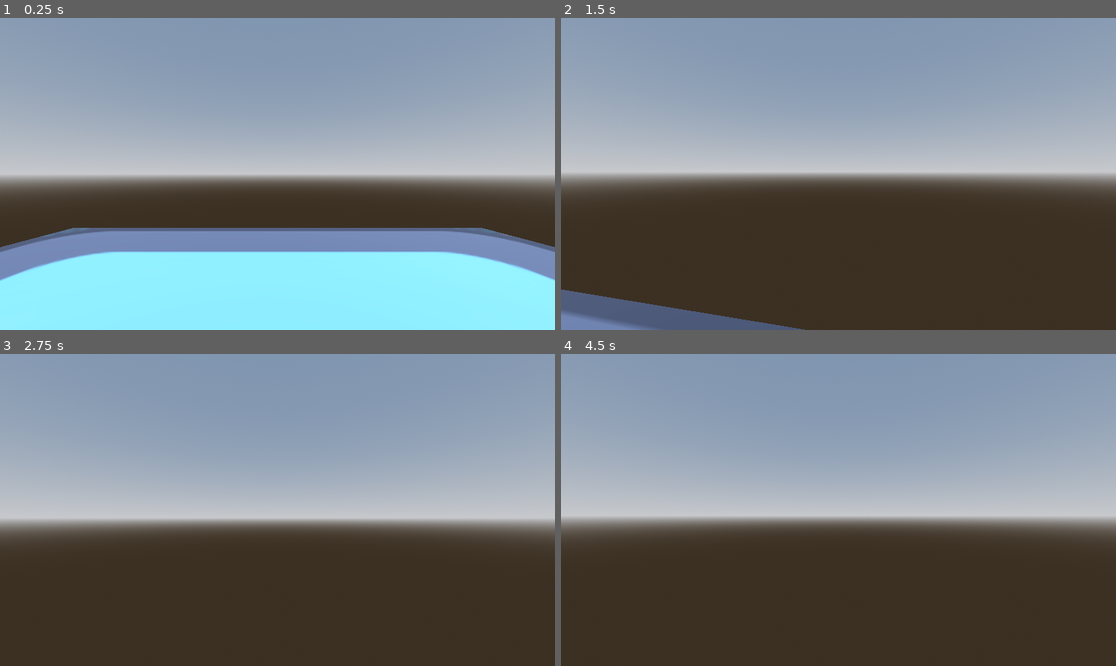
Above: before the commit, frames 1-4 (two rows, left to right).
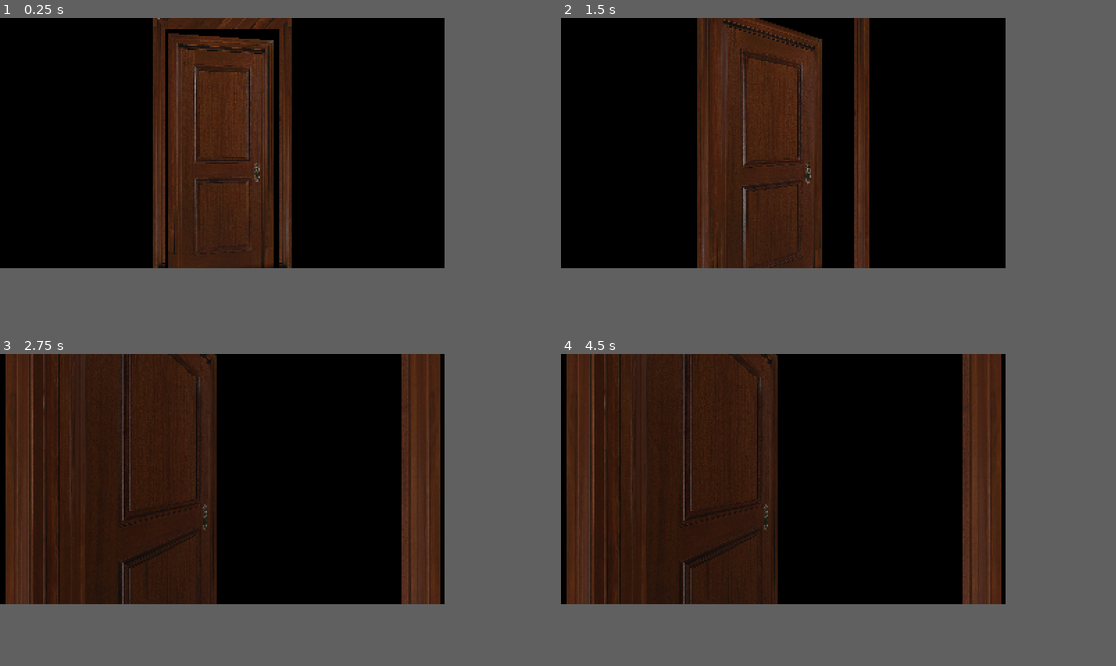
Above: after the commit, the same moments.

Repository: vekim00100/Personal-Prototype
Game: Godot game, scene res://World/door_scene.tscn
The game is run twice, just before and just after one commit, with the same random seed, the same clock (stepped at 60 frames per second) and the same inputs. Before the commit the project starts from res://World/Level.tscn. The engine's default icon, where the game draws it, is replaced by a stand-in: a white triangle on a blue panel in a dark square.
Inputs (mouse positions are in pixels of both pictures, inside the frame that each line leads up to):
- Up to frame 1 (0.25 s): no input
- Up to frame 2 (1.5 s): move the mouse to (866, 174) at 0.52 s; hold W (forward) from 0.53 s (still down); tap Space (jump) at 0.77 s; move the mouse to (810, 174) at 1.27 s
- Up to frame 3 (2.75 s): keep holding W (forward); tap Space (jump) at 1.52 s; move the mouse to (288, 503) at 2.02 s
- Up to frame 4 (4.5 s): keep holding W (forward); tap Enter at 2.75, 4.25 s; move the mouse to (832, 516) at 2.77 s; tap Space (jump) at 3.02, 3.5, 3.77 s; move the mouse to (877, 513) at 3.52 s; move the mouse to (794, 506) at 4.27 s
In our replay, the window is 799x449 before the commit and 640x360 after it. These sizes can differ from the game's own. Grey fills any space a smaller window leaves; there, only what the larger window draws over its background counts as a difference.

The runs differ from the first frame. In frame 1, 78% of the frame differs, in the area x 0-100%, y 0-85%; in frame 2, 73%; in frame 3, 72%; in frame 4, 72%.

Commit message:
Entrance + Door Scene

Diff:
--- a/Player/Player.tscn
+++ b/Player/Player.tscn
@@ -11,9 +11,11 @@
 script = ExtResource("1_aa5im")
 
 [node name="CollisionShape3D" type="CollisionShape3D" parent="."]
+transform = Transform3D(2, 0, 0, 0, 2, 0, 0, 0, 2, 0, 0, 0)
 shape = SubResource("CapsuleShape3D_sm7wt")
 
 [node name="MeshInstance3D" type="MeshInstance3D" parent="."]
+transform = Transform3D(2, 0, 0, 0, 2, 0, 0, 0, 2, 0, 0, 0)
 mesh = SubResource("CapsuleMesh_elkqr")
 
 [node name="head" type="Node3D" parent="."]
@@ -21,3 +23,10 @@
 script = ExtResource("2_bysxj")
 
 [node name="Camera3D" type="Camera3D" parent="head"]
+
+[node name="SpotLight3D" type="SpotLight3D" parent="head/Camera3D"]
+transform = Transform3D(1, 0, 0, 0, 1, 0, 0, 0, 1, 0.109614, 0.0814125, -0.509349)
+visible = false
+light_color = Color(0.74902, 0.580392, 0.0431373, 1)
+light_energy = 1.3
+spot_angle = 38.0
--- a/World/Level.tscn
+++ /dev/null
@@ -1,49 +0,0 @@
-[gd_scene load_steps=9 format=3 uid="uid://d2blpygqr4wu1"]
-
-[ext_resource type="Texture2D" uid="uid://l1k800lpenhx" path="res://icon.svg" id="1_qc2f6"]
-[ext_resource type="PackedScene" uid="uid://d1abdd6i60pf4" path="res://Player/Player.tscn" id="2_id12f"]
-
-[sub_resource type="ProceduralSkyMaterial" id="ProceduralSkyMaterial_yr8d4"]
-sky_horizon_color = Color(0.64625, 0.65575, 0.67075, 1)
-ground_horizon_color = Color(0.64625, 0.65575, 0.67075, 1)
-
-[sub_resource type="Sky" id="Sky_icoyw"]
-sky_material = SubResource("ProceduralSkyMaterial_yr8d4")
-
-[sub_resource type="Environment" id="Environment_01oh1"]
-background_mode = 2
-sky = SubResource("Sky_icoyw")
-tonemap_mode = 2
-glow_enabled = true
-
-[sub_resource type="BoxShape3D" id="BoxShape3D_n4xaj"]
-size = Vector3(15, 1, 15)
-
-[sub_resource type="StandardMaterial3D" id="StandardMaterial3D_kkna1"]
-albedo_texture = ExtResource("1_qc2f6")
-uv1_scale = Vector3(3, 2, 1)
-
-[sub_resource type="BoxMesh" id="BoxMesh_ynldn"]
-
-[node name="Level" type="Node3D"]
-
-[node name="WorldEnvironment" type="WorldEnvironment" parent="."]
-environment = SubResource("Environment_01oh1")
-
-[node name="floor" type="StaticBody3D" parent="."]
-
-[node name="CollisionShape3D" type="CollisionShape3D" parent="floor"]
-transform = Transform3D(1, 0, 0, 0, 1, 0, 0, 0, 1, 0, 0, 0)
-shape = SubResource("BoxShape3D_n4xaj")
-
-[node name="MeshInstance3D" type="MeshInstance3D" parent="floor"]
-transform = Transform3D(15, 0, 0, 0, 1, 0, 0, 0, 15, 0, 0, 0)
-material_override = SubResource("StandardMaterial3D_kkna1")
-mesh = SubResource("BoxMesh_ynldn")
-
-[node name="Player" parent="." instance=ExtResource("2_id12f")]
-transform = Transform3D(1, 0, 0, 0, 1, 0, 0, 0, 1, -0.00211, 2.16602, -0.00186634)
-
-[node name="DirectionalLight3D" type="DirectionalLight3D" parent="."]
-transform = Transform3D(0.743145, 0.551448, -0.379, 0, 0.566406, 0.824126, 0.669131, -0.612445, 0.420922, 0, 7.07332, 0)
-shadow_enabled = true
--- /dev/null
+++ b/World/door_scene.tscn
@@ -0,0 +1,40 @@
+[gd_scene load_steps=7 format=3 uid="uid://k4635uvjaxs5"]
+
+[ext_resource type="PackedScene" uid="uid://cl5bxn3xb86wc" path="res://assets/door.tscn" id="1_hjbfd"]
+[ext_resource type="Script" path="res://assets/door.gd" id="2_sd3pm"]
+[ext_resource type="Texture2D" uid="uid://l1k800lpenhx" path="res://icon.svg" id="3_bv6te"]
+
+[sub_resource type="BoxShape3D" id="BoxShape3D_r1bx6"]
+size = Vector3(15, 1, 15)
+
+[sub_resource type="StandardMaterial3D" id="StandardMaterial3D_ledxk"]
+albedo_color = Color(0, 0, 0, 1)
+albedo_texture = ExtResource("3_bv6te")
+uv1_scale = Vector3(3, 2, 1)
+
+[sub_resource type="BoxMesh" id="BoxMesh_gprtk"]
+
+[node name="door_scene" type="Node3D"]
+
+[node name="door" parent="." instance=ExtResource("1_hjbfd")]
+transform = Transform3D(0.999859, 0, 0, 0, 0.999859, 0, 0, 0, 0.999859, 0, 0.672, 0)
+script = ExtResource("2_sd3pm")
+
+[node name="floor" type="StaticBody3D" parent="."]
+
+[node name="CollisionShape3D" type="CollisionShape3D" parent="floor"]
+shape = SubResource("BoxShape3D_r1bx6")
+
+[node name="MeshInstance3D" type="MeshInstance3D" parent="floor"]
+transform = Transform3D(15, 0, 0, 0, 1, 0, 0, 0, 15, 0, -0.848562, 0)
+material_override = SubResource("StandardMaterial3D_ledxk")
+mesh = SubResource("BoxMesh_gprtk")
+
+[node name="DirectionalLight3D" type="DirectionalLight3D" parent="."]
+transform = Transform3D(1, 0, 0, 0, 1, 0, 0, 0, 1, 0, 0.816237, 2.51237)
+light_energy = 0.3
+shadow_enabled = true
+sky_mode = 1
+
+[node name="Camera3D" type="Camera3D" parent="."]
+transform = Transform3D(1, 0, 0, 0, 1, 0, 0, 0, 1, 0.00138569, 0.711647, 1.6298)
--- /dev/null
+++ b/World/entrance.tscn
@@ -0,0 +1,74 @@
+[gd_scene load_steps=11 format=3 uid="uid://d2blpygqr4wu1"]
+
+[ext_resource type="Texture2D" uid="uid://brwbuuvca8711" path="res://assets/Textures/sky.jpg" id="1_hets1"]
+[ext_resource type="Texture2D" uid="uid://l1k800lpenhx" path="res://icon.svg" id="2_mfb2i"]
+[ext_resource type="PackedScene" uid="uid://d1abdd6i60pf4" path="res://Player/Player.tscn" id="3_x2882"]
+[ext_resource type="PackedScene" uid="uid://cc7pvlbefa08w" path="res://assets/map.fbx" id="4_sa1x4"]
+
+[sub_resource type="PanoramaSkyMaterial" id="PanoramaSkyMaterial_7hsy4"]
+panorama = ExtResource("1_hets1")
+
+[sub_resource type="Sky" id="Sky_icoyw"]
+sky_material = SubResource("PanoramaSkyMaterial_7hsy4")
+
+[sub_resource type="Environment" id="Environment_01oh1"]
+background_mode = 2
+sky = SubResource("Sky_icoyw")
+tonemap_mode = 2
+glow_enabled = true
+fog_enabled = true
+fog_light_color = Color(0.116659, 0.130722, 0.15283, 1)
+fog_density = 0.019
+fog_sky_affect = 0.85
+
+[sub_resource type="BoxShape3D" id="BoxShape3D_n4xaj"]
+size = Vector3(15, 1, 15)
+
+[sub_resource type="StandardMaterial3D" id="StandardMaterial3D_kkna1"]
+albedo_texture = ExtResource("2_mfb2i")
+uv1_scale = Vector3(3, 2, 1)
+
+[sub_resource type="BoxMesh" id="BoxMesh_ynldn"]
+
+[node name="entrance" type="Node3D"]
+
+[node name="WorldEnvironment" type="WorldEnvironment" parent="."]
+environment = SubResource("Environment_01oh1")
+
+[node name="streetlight2" type="OmniLight3D" parent="."]
+transform = Transform3D(1, 0, 0, 0, 1, 0, 0, 0, 1, -58.1909, 6.481, 16.809)
+light_color = Color(0.815686, 0.670588, 0.0823529, 1)
+light_energy = 16.0
+light_indirect_energy = 4.3
+omni_range = 9.51
+omni_attenuation = 4.92
+
+[node name="streetlight" type="OmniLight3D" parent="."]
+transform = Transform3D(1, 0, 0, 0, 1, 0, 0, 0, 1, 20.4086, 6.48144, 16.8087)
+light_color = Color(0.815686, 0.670588, 0.0823529, 1)
+light_energy = 16.0
+light_indirect_energy = 4.3
+omni_range = 9.51
+omni_attenuation = 4.92
+
+[node name="floor" type="StaticBody3D" parent="."]
+transform = Transform3D(1, 0, 0, 0, 1, 0, 0, 0, 1, 0, 19.5091, 0)
+visible = false
+
+[node name="CollisionShape3D" type="CollisionShape3D" parent="floor"]
+shape = SubResource("BoxShape3D_n4xaj")
+
+[node name="MeshInstance3D" type="MeshInstance3D" parent="floor"]
+transform = Transform3D(15, 0, 0, 0, 1, 0, 0, 0, 15, 0, -0.848562, 0)
+material_override = SubResource("StandardMaterial3D_kkna1")
+mesh = SubResource("BoxMesh_ynldn")
+
+[node name="Player" parent="." instance=ExtResource("3_x2882")]
+transform = Transform3D(1, 0, 0, 0, 1, 0, 0, 0, 1, 0.795008, -3.32389, 0.834505)
+
+[node name="DirectionalLight3D" type="DirectionalLight3D" parent="."]
+transform = Transform3D(0.743145, 0.551448, -0.379, 0, 0.566406, 0.824126, 0.669131, -0.612445, 0.420922, 0, 7.07332, 0)
+shadow_enabled = true
+
+[node name="map" parent="." instance=ExtResource("4_sa1x4")]
+transform = Transform3D(1, 0, 0, 0, 1, 0, 0, 0, 1, -14.1269, 0, 11.7165)
--- /dev/null
+++ b/assets/door.gd
@@ -0,0 +1,5 @@
+extends Node3D
+
+func ready():
+	# Connect the animation_finished signal
+	get_node("AnimationPlayer").play("door_open")
--- /dev/null
+++ b/assets/door.tscn
@@ -0,0 +1,117 @@
+[gd_scene load_steps=8 format=3 uid="uid://cl5bxn3xb86wc"]
+
+[ext_resource type="PackedScene" uid="uid://c0qyjd6df4lmc" path="res://assets/door_plain.fbx" id="1_hotn3"]
+[ext_resource type="Texture2D" uid="uid://dp1shmbvxlbeq" path="res://assets/Textures/10_classic door.jpg" id="2_yuvuw"]
+
+[sub_resource type="StandardMaterial3D" id="StandardMaterial3D_x6qot"]
+albedo_texture = ExtResource("2_yuvuw")
+uv1_scale = Vector3(0.5, 0.9, 1)
+texture_filter = 0
+
+[sub_resource type="StandardMaterial3D" id="StandardMaterial3D_e5qk1"]
+albedo_texture = ExtResource("2_yuvuw")
+texture_filter = 0
+
+[sub_resource type="Animation" id="Animation_4jh3w"]
+resource_name = "door_open"
+length = 2.0
+tracks/0/type = "value"
+tracks/0/imported = false
+tracks/0/enabled = true
+tracks/0/path = NodePath("Door:position")
+tracks/0/interp = 1
+tracks/0/loop_wrap = true
+tracks/0/keys = {
+"times": PackedFloat32Array(-0.0104167, 0.433333, 1.3, 2),
+"transitions": PackedFloat32Array(1, 1, 1, 1),
+"update": 0,
+"values": [Vector3(0, 0, 0), Vector3(0.00281655, 0, -0.0540063), Vector3(0.00281655, 0, -0.0540063), Vector3(-0.280862, 0, -0.324038)]
+}
+tracks/1/type = "value"
+tracks/1/imported = false
+tracks/1/enabled = true
+tracks/1/path = NodePath("Door:rotation")
+tracks/1/interp = 1
+tracks/1/loop_wrap = true
+tracks/1/keys = {
+"times": PackedFloat32Array(-0.0104167, 0.433333, 1.3, 2),
+"transitions": PackedFloat32Array(1, 1, 1, 1),
+"update": 0,
+"values": [Vector3(-1.5708, 0, 0), Vector3(-1.5708, 0.179813, 0), Vector3(-1.5708, 0.179813, 0), Vector3(-1.5708, 1.07888, 0)]
+}
+tracks/2/type = "value"
+tracks/2/imported = false
+tracks/2/enabled = true
+tracks/2/path = NodePath("Camera3D:position")
+tracks/2/interp = 1
+tracks/2/loop_wrap = true
+tracks/2/keys = {
+"times": PackedFloat32Array(0, 0.2, 0.8, 1.3, 2),
+"transitions": PackedFloat32Array(1, 1, 1, 1, 1),
+"update": 0,
+"values": [Vector3(0, 0.1, 1.86776), Vector3(0, 0.1, 1.4), Vector3(0, 0.1, 1.4), Vector3(0, 0.1, 1.4), Vector3(0, 0.1, 0.5)]
+}
+
+[sub_resource type="Animation" id="Animation_d2n48"]
+length = 0.001
+tracks/0/type = "value"
+tracks/0/imported = false
+tracks/0/enabled = true
+tracks/0/path = NodePath("Door:position")
+tracks/0/interp = 1
+tracks/0/loop_wrap = true
+tracks/0/keys = {
+"times": PackedFloat32Array(0),
+"transitions": PackedFloat32Array(1),
+"update": 0,
+"values": [Vector3(0, 0, 0)]
+}
+tracks/1/type = "value"
+tracks/1/imported = false
+tracks/1/enabled = true
+tracks/1/path = NodePath("Door:rotation")
+tracks/1/interp = 1
+tracks/1/loop_wrap = true
+tracks/1/keys = {
+"times": PackedFloat32Array(0),
+"transitions": PackedFloat32Array(1),
+"update": 0,
+"values": [Vector3(-1.5708, 0, 0)]
+}
+tracks/2/type = "value"
+tracks/2/imported = false
+tracks/2/enabled = true
+tracks/2/path = NodePath("Camera3D:position")
+tracks/2/interp = 1
+tracks/2/loop_wrap = true
+tracks/2/keys = {
+"times": PackedFloat32Array(0),
+"transitions": PackedFloat32Array(1),
+"update": 0,
+"values": [Vector3(0, 0.1, 1.63)]
+}
+
+[sub_resource type="AnimationLibrary" id="AnimationLibrary_dg1wa"]
+_data = {
+"RESET": SubResource("Animation_d2n48"),
+"door_open": SubResource("Animation_4jh3w")
+}
+
+[node name="door_plain" instance=ExtResource("1_hotn3")]
+
+[node name="Door_Frame" parent="." index="0"]
+transform = Transform3D(100, 0, 0, 0, -1.19209e-05, 100, 0, -100, -1.19209e-05, 0.000329494, 0.0027563, -0.00106025)
+material_override = SubResource("StandardMaterial3D_x6qot")
+
+[node name="Door" parent="." index="1"]
+transform = Transform3D(99.9008, 0, 0, 0, -4.3668e-06, 99.9007, 0, -99.9008, -4.3668e-06, 0, 0, 0)
+material_override = SubResource("StandardMaterial3D_e5qk1")
+
+[node name="Camera3D" type="Camera3D" parent="." index="2"]
+transform = Transform3D(1, 0, 0, 0, 1, 0, 0, 0, 1, 0, 0.1, 1.63)
+
+[node name="AnimationPlayer" type="AnimationPlayer" parent="." index="3"]
+libraries = {
+"": SubResource("AnimationLibrary_dg1wa")
+}
+autoplay = "door_open"
--- a/project.godot
+++ b/project.godot
@@ -11,9 +11,18 @@
 [application]
 
 config/name="Personal Prototype"
-run/main_scene="res://World/Level.tscn"
+run/main_scene="res://World/door_scene.tscn"
 config/features=PackedStringArray("4.3", "Forward Plus")
 config/icon="res://icon.svg"
+
+[display]
+
+window/size/viewport_width=320
+window/size/viewport_height=180
+window/size/borderless=true
+window/size/window_width_override=1280
+window/size/window_height_override=720
+window/stretch/mode="viewport"
 
 [input]
 
@@ -47,3 +56,4 @@
 
 textures/canvas_textures/default_texture_filter=0
 shading/overrides/force_vertex_shading=true
+environment/defaults/default_clear_color=Color(0, 0, 0, 1)
Binary file added: assets/Textures/10_classic door.jpg
Not shown, added: assets/Textures/10_classic door.jpg.import
Binary file added: assets/Textures/Alfombra1.png
Not shown, added: assets/Textures/Alfombra1.png.import
Binary file added: assets/Textures/Alfombra2.png
Not shown, added: assets/Textures/Alfombra2.png.import
Binary file added: assets/Textures/Arbol1.png
Not shown, added: assets/Textures/Arbol1.png.import
Binary file added: assets/Textures/Ban.jpg.001.jpg
Not shown, added: assets/Textures/Ban.jpg.001.jpg.import
Binary file added: assets/Textures/Banera.png
Not shown, added: assets/Textures/Banera.png.import
(and 158 more such lines)
